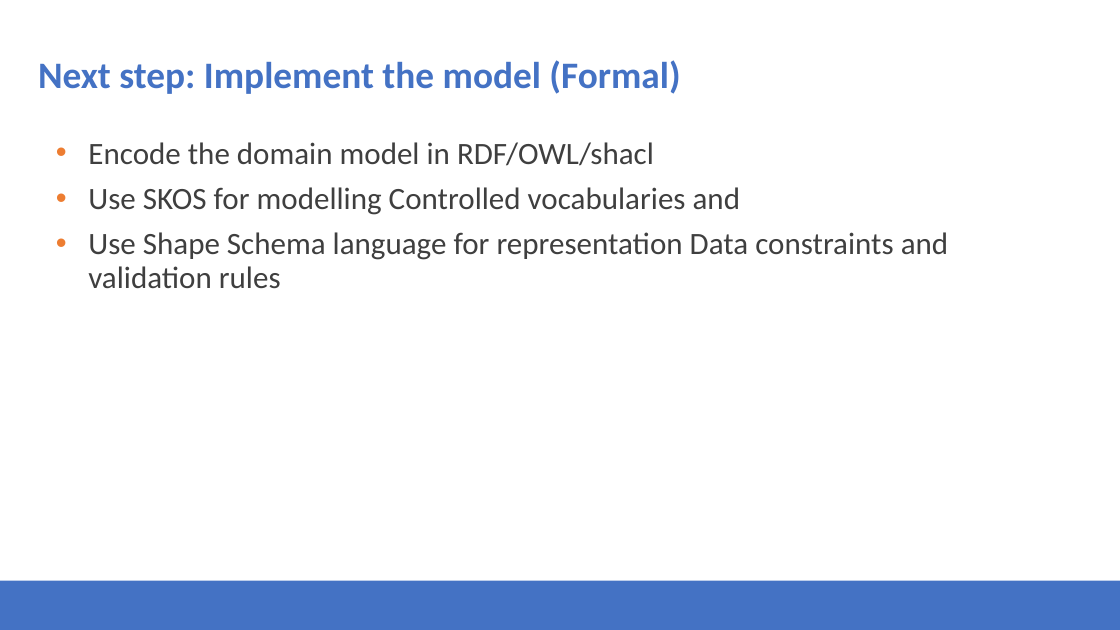
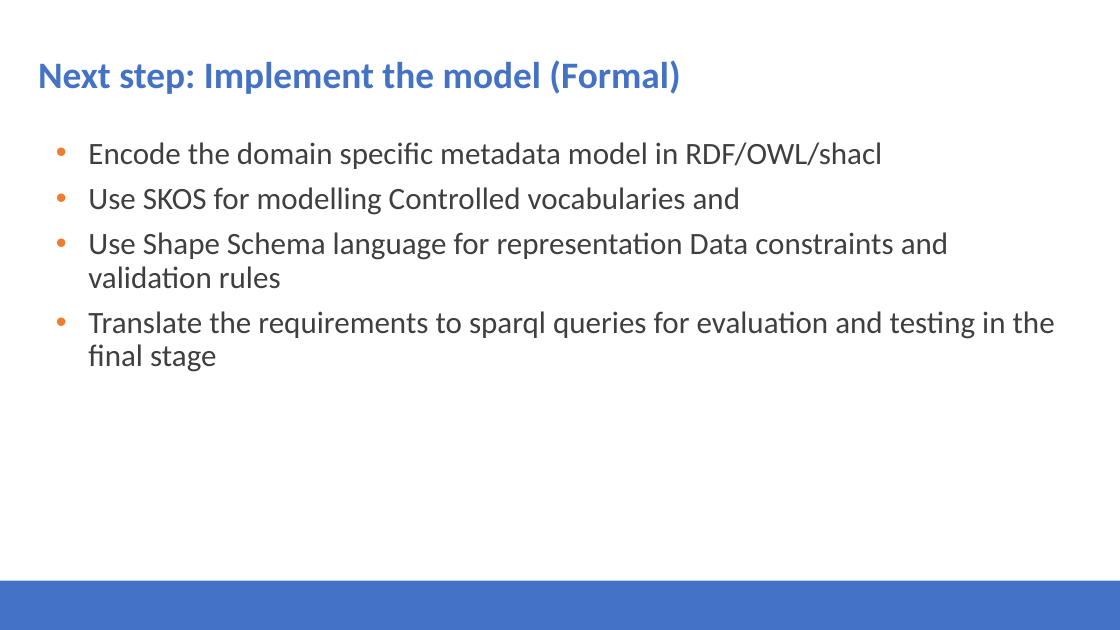
Before and after one commit to Health-RI/health-ri-metadata, a slide deck: slide 22 of Presentations/31082023HRI_Metadata_Schema_ImagingGroup_KickOff.pptx. Drawn at 1120x630 pixels with LibreOffice and Linux fonts; fonts in the diff are those of the drawing; background and template pictures are left out. Boxes give left, top, right and bottom in pixels: in the first picture for what was removed or moved away, otherwise in the second. Text is boxed around its words. In the diff, an @@ line names an element or a change of style, - is before the commit and + after.

```diff
--- a/Presentations/31082023HRI_Metadata_Schema_ImagingGroup_KickOff.pptx
+++ b/Presentations/31082023HRI_Metadata_Schema_ImagingGroup_KickOff.pptx
@@ text at (88, 142, 882, 169): text changed @@
-• Encode the domain model in RDF/OWL/shacl
+• Encode the domain specific metadata model in RDF/OWL/shacl
@@ text at (88, 311, 1055, 372): paragraph added @@
+• Translate the requirements to sparql queries for evaluation and testing in the final stage
```
Also in this commit, not shown: 4 other slides changed.
